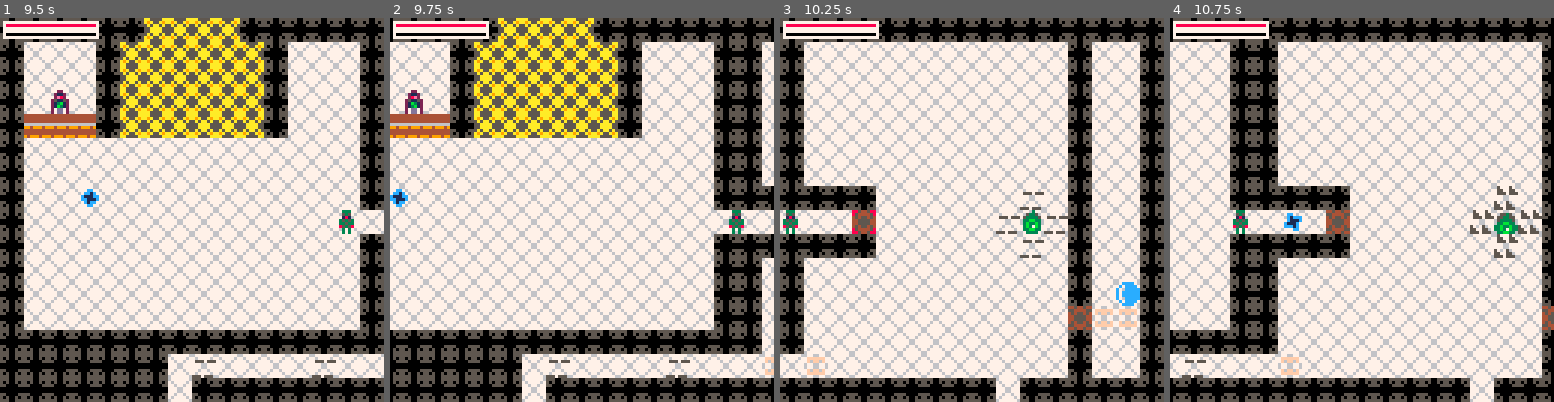
Above: before the commit, frames 1-4 (left to right).
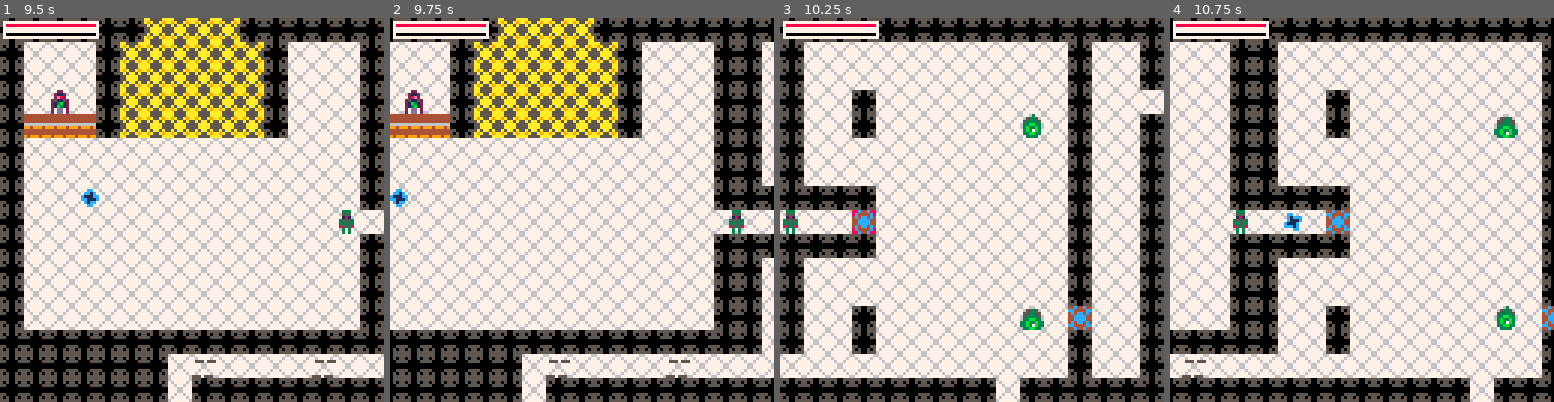
Above: after the commit, the same moments.

Repository: rledford/pico-door
Game: PICO-8 cartridge door.p8
Two runs of this game, one before a commit and one after it. Both use one fixed random seed, a clock stepped at 60 frames per second and the inputs below.
Inputs:
- Up to frame 1 (9.5 s): tap X (X key) at 0.33, 1.07, 1.85, 2.97, 4.08, 5.2, 6.32, 7.43, 8.55 s; tap O (Z key) at 0.7, 1.7, 2.1, 2.5, 2.9, 3.3, 3.7, 4.1, 4.5, 4.9, 5.3, 5.7, 6.1, 6.5, 6.9, 7.3, 7.7, 8.1, 8.5, 8.9, 9.3 s; hold Right 1.6-2.1 s; hold Up 2.15-2.42 s; hold Right 2.47-3.03 s; hold Left 3.08-3.58 s; hold Down 3.63-3.97 s; hold Right 4.02-4.68 s; hold Up 4.73-5.03 s; hold Left 5.08-5.68 s; hold Down 5.73-6.03 s; hold Right 6.08-6.58 s; hold Right 6.63-7.13 s; hold Up 7.18-7.45 s; hold Right 7.5-8.07 s; hold Left 8.12-8.62 s; hold Down 8.67-9 s; hold Right from 9.05 s (still down)
- Up to frame 2 (9.75 s): tap X (X key) at 9.67 s; tap O (Z key) at 9.7 s; release Right at 9.72 s
- Up to frame 3 (10.25 s): hold Up 9.77-10.07 s; tap O (Z key) at 10.1 s; hold Left from 10.12 s (still down)
- Up to frame 4 (10.75 s): tap O (Z key) at 10.5 s; release Left at 10.72 s

Frame 1 is identical in both runs. In frame 2, less than 0.1% of the frame differs, in the area x 96-100%, y 87-94%; in frame 3, 4.2%, in the area x 6-100%, y 18-94%; in frame 4, 3.4%.

Commit message:
Update map.

Diff:
--- a/door.p8
+++ b/door.p8
@@ -1446,9 +1446,9 @@
 		local pad = 4
 		rectfill(window_rect.left, window_rect.top, window_rect.right, window_rect.bottom, 0)
 		rect(window_rect.left, window_rect.top, window_rect.right, window_rect.bottom, 8)
-		spr(12, window_rect.left + 27, window_rect.top + pad - 2)
+		spr(11, window_rect.left + 27, window_rect.top + pad - 2)
 		print("you doid", window_rect.left + 40, window_rect.top + pad)
-		spr(12, window_rect.left + 76, window_rect.top + pad - 2, 1, 1, true)
+		spr(11, window_rect.left + 76, window_rect.top + pad - 2, 1, 1, true)
 		print("press x to restart", window_rect.left + 21, window_rect.bottom - pad * 2, 7)
 	end
 }
@@ -1520,14 +1520,14 @@
 	return {x=flr(dest.x-pos.x),y=flr(dest.y-pos.y)}
 end
 __gfx__
-0000000055500555677777764454454467777776aa5555aa67766776090000900900009000220220008808800085880000858800880000886666666669a99a96
-0000000050500505767777675544445576777767a9a55a9a76555567909090099909909902882882082282280858858008588580800000086444444664944946
-00700700550000557767767745455454755575555a5aa5a5755665570000009009000000028888820822222805787780056866800000000049a99a9440000004
-000770000000000077766777445555447776677755aaaa5565677656090900000000909002888882082222280568765005786750000000004494494440000004
-000770000000000077766777445555447776677755aaaa55656776560000909009090000002888200082228008777750086666500000000049a99a9449a99a94
-00700700550000557767767745455454776776775a5aa5a5755665570900000000000090000282000008280005877850058668500000000049a99a9449a99a94
-0000000050500505767777675544445576777767a9a55a9a765555679009090999909099000020000000800005858580058585808000000849a99a9449a99a94
-0000000055500555677777764454454455575556aa5555aa67766776090000900900009000000000000000000855858008558580880000884444444444444444
+00000000555005556777777644c44c4467777776aa5555aa67766776090000900900009000220220008808800085880000858800880000880000000009a99a90
+000000005050050576777767cc4444cc76777767a9a55a9a76555567909090099909909902882882082282280858858008588580800000080444444004944940
+0070070055000055776776774c4cc4c4755575555a5aa5a5755665570000009009000000028888820822222805787780056866800000000049a99a9440000004
+00077000000000007776677744cccc447776677755aaaa5565677656090900000000909002888882082222280568765005786750000000004494494440000004
+00077000000000007776677744cccc447776677755aaaa55656776560000909009090000002888200082228008777750086666500000000049a99a9449a99a94
+0070070055000055776776774c4cc4c4776776775a5aa5a5755665570900000000000090000282000008280005877850058668500000000049a99a9449a99a94
+000000005050050576777767cc4444cc76777767a9a55a9a765555679009090999909099000020000000800005858580058585808000000849a99a9449a99a94
+00000000555005556777777644c44c4455575556aa5555aa67766776090000900900009000000000000000000855858008558580880000884444444444444444
 000000000000000005000500677667766776677600cccc0000cccc0000cccc0000cccc0000000000000000000000000000000000000000000000000000000000
 0000000005000500055005507ffffff7767777670c0cccc00c00ccc00c000cc00c0000c0000000000000000000000000000000000000000000cc0000000cc000
 0555055505550555055505557f6ff6f77ffffff7c00cccccc00cccccc00000ccc000000c00000000000000000000000000033000000bb00000c1ccc000cc1c00
@@ -1686,48 +1686,48 @@
 0001000300010000000000000000000000000000000000000000000000000000000000000000000100000000000000000000000000000000000000000000000000000000000000000000000000000000000000000000000000000000000000000000000000000000000000000000000000000000000000000000000000000000
 0000000000000000000000000000000000000000000000000000000000000000000000000000000000000000000000000000000000000000000000000000000000000000000000000000000000000000000000000000000000000000000000000000000000000000000000000000000000000000000000000000000000000000
 __map__
-0101010101010505050501010101010101010101010101010101010101010101000000000000000000000000000000000000000000000000000000000000000000000000000000000000000000000000000000000000000000000000000000000000000000000000000000000000000000000000000000000000000000000000
-0102020201050505050505010202020101020202020202020202020201020201000000000000000000000000000000000000000000000000000000000000000000000000000000000000000000000000000000000000000000000000000000000000000000000000000000000000000000000000000000000000000000000000
-0102020201050505050505010202020101020202020202020202020201020201000000000000000000000000000000000000000000000000000000000000000000000000000000000000000000000000000000000000000000000000000000000000000000000000000000000000000000000000000000000000000000000000
-0102250201050505050505010202020101020202020202020202020201020201000000000000000000000000000000000000000000000000000000000000000000000000000000000000000000000000000000000000000000000000000000000000000000000000000000000000000000000000000000000000000000000000
-0127272701050505050505010202020101020202020202020202020201020201000000000000000000000000000000000000000000000000000000000000000000000000000000000000000000000000000000000000000000000000000000000000000000000000000000000000000000000000000000000000000000000000
-0102020202020202020202020202020101020202020202020202020201020201000000000000000000000000000000000000000000000000000000000000000000000000000000000000000000000000000000000000000000000000000000000000000000000000000000000000000000000000000000000000000000000000
-0102020202020202020202020202020101020202020202020202020201020201000000000000000000000000000000000000000000000000000000000000000000000000000000000000000000000000000000000000000000000000000000000000000000000000000000000000000000000000000000000000000000000000
-0102020202020202020202020202020101010101020202020202040201020201000000000000000000000000000000000000000000000000000000000000000000000000000000000000000000000000000000000000000000000000000000000000000000000000000000000000000000000000000000000000000000000000
-0102020202020202020202020202020202020203020202020204060401020201000000000000000000000000000000000000000000000000000000000000000000000000000000000000000000000000000000000000000000000000000000000000000000000000000000000000000000000000000000000000000000000000
-0102020202020202020202020202020101010101020202020202040201020201000000000000000000000000000000000000000000000000000000000000000000000000000000000000000000000000000000000000000000000000000000000000000000000000000000000000000000000000000000000000000000000000
-0102020202020202020202020202020101020202020202020202020201020201000000000000000000000000000000000000000000000000000000000000000000000000000000000000000000000000000000000000000000000000000000000000000000000000000000000000000000000000000000000000000000000000
-0102020202020202020202020202020101020202020202020202020201021501000000000000000000000000000000000000000000000000000000000000000000000000000000000000000000000000000000000000000000000000000000000000000000000000000000000000000000000000000000000000000000000000
-0102020202020202020202020202020101020202020202020202020203131301000000000000000000000000000000000000000000000000000000000000000000000000000000000000000000000000000000000000000000000000000000000000000000000000000000000000000000000000000000000000000000000000
-0101010101010101010101010101010101020202020202020202020201020201000000000000000000000000000000000000000000000000000000000000000000000000000000000000000000000000000000000000000000000000000000000000000000000000000000000000000000000000000000000000000000000000
-0101010101010102040202020204020202130202020202020202020201020201000000000000000000000000000000000000000000000000000000000000000000000000000000000000000000000000000000000000000000000000000000000000000000000000000000000000000000000000000000000000000000000000
-0101010101010102010101010101010101010101010101010102010101010101000000000000000000000000000000000000000000000000000000000000000000000000000000000000000000000000000000000000000000000000000000000000000000000000000000000000000000000000000000000000000000000000
-0101010101010102010101010101010101010101010101010102010101010101000000000000000000000000000000000000000000000000000000000000000000000000000000000000000000000000000000000000000000000000000000000000000000000000000000000000000000000000000000000000000000000000
-0102020202020102010202020202020101020202020202020102010202020201000000000000000000000000000000000000000000000000000000000000000000000000000000000000000000000000000000000000000000000000000000000000000000000000000000000000000000000000000000000000000000000000
-0102020202020102010202020202020101020202020202020102010202020201000000000000000000000000000000000000000000000000000000000000000000000000000000000000000000000000000000000000000000000000000000000000000000000000000000000000000000000000000000000000000000000000
-0102020202020103010202020202020101020202020202020103010202020201000000000000000000000000000000000000000000000000000000000000000000000000000000000000000000000000000000000000000000000000000000000000000000000000000000000000000000000000000000000000000000000000
-0106020202020402040202020202060101020202020202020213020202020201000000000000000000000000000000000000000000000000000000000000000000000000000000000000000000000000000000000000000000000000000000000000000000000000000000000000000000000000000000000000000000000000
-0102020202020204020202020202020101020202020202020202020202020201000000000000000000000000000000000000000000000000000000000000000000000000000000000000000000000000000000000000000000000000000000000000000000000000000000000000000000000000000000000000000000000000
-0102020202020202020202020202020101020202020202020202020202020201000000000000000000000000000000000000000000000000000000000000000000000000000000000000000000000000000000000000000000000000000000000000000000000000000000000000000000000000000000000000000000000000
-0102020202020202020202020202020101020202020202020202020202020201000000000000000000000000000000000000000000000000000000000000000000000000000000000000000000000000000000000000000000000000000000000000000000000000000000000000000000000000000000000000000000000000
-0102020202020202020202020202020101020202020202020202020202020201000000000000000000000000000000000000000000000000000000000000000000000000000000000000000000000000000000000000000000000000000000000000000000000000000000000000000000000000000000000000000000000000
-0102020202020202020202020202020101020202020202020202020202020201000000000000000000000000000000000000000000000000000000000000000000000000000000000000000000000000000000000000000000000000000000000000000000000000000000000000000000000000000000000000000000000000
-0102020202020202020202020202020101020202020101010101010101010101000000000000000000000000000000000000000000000000000000000000000000000000000000000000000000000000000000000000000000000000000000000000000000000000000000000000000000000000000000000000000000000000
-0102020202020202020202020202020101020202020602020202020201020201000000000000000000000000000000000000000000000000000000000000000000000000000000000000000000000000000000000000000000000000000000000000000000000000000000000000000000000000000000000000000000000000
-0102020202020206020202020202020101130102020202020202020203060202000000000000000000000000000000000000000000000000000000000000000000000000000000000000000000000000000000000000000000000000000000000000000000000000000000000000000000000000000000000000000000000000
-0102020101010101010101010101010101030102020602020202020201020201000000000000000000000000000000000000000000000000000000000000000000000000000000000000000000000000000000000000000000000000000000000000000000000000000000000000000000000000000000000000000000000000
-0101040304020402040402020404020202020101010101010101010101010101000000000000000000000000000000000000000000000000000000000000000000000000000000000000000000000000000000000000000000000000000000000000000000000000000000000000000000000000000000000000000000000000
-0101010101010101010101010101010101010101010101010101010101010101000000000000000000000000000000000000000000000000000000000000000000000000000000000000000000000000000000000000000000000000000000000000000000000000000000000000000000000000000000000000000000000000
-…(13 lines of a section not shown)…
+0101010101010505050501010101010101010101010101010101010101010101010101010101010000000000000000000000000000000000000000000000000000000000000000000000000000000000000000000000000000000000000000000000000000000000000000000000000000000000000000000000000000000000
+0102020201050505050505010202020101020202020202020202020201020201010402040204010000000000000000000000000000000000000000000000000000000000000000000000000000000000000000000000000000000000000000000000000000000000000000000000000000000000000000000000000000000000
+0102020201050505050505010202020101020202020202020202020201020201010204020402010000000000000000000000000000000000000000000000000000000000000000000000000000000000000000000000000000000000000000000000000000000000000000000000000000000000000000000000000000000000
+0102250201050505050505010202020101020201020202020202020201020202020402040204010000000000000000000000000000000000000000000000000000000000000000000000000000000000000000000000000000000000000000000000000000000000000000000000000000000000000000000000000000000000
+0127272701050505050505010202020101020201020202020202060201020201010204020402010000000000000000000000000000000000000000000000000000000000000000000000000000000000000000000000000000000000000000000000000000000000000000000000000000000000000000000000000000000000
+0102020202020202020202020202020101020202020202020202020201020201010402040204010000000000000000000000000000000000000000000000000000000000000000000000000000000000000000000000000000000000000000000000000000000000000000000000000000000000000000000000000000000000
+0102020202020202020202020202020101020202020202020202020201020201010202060202010000000000000000000000000000000000000000000000000000000000000000000000000000000000000000000000000000000000000000000000000000000000000000000000000000000000000000000000000000000000
+0102020202020202020202020202020101010101020202020202020201020201010202020202010000000000000000000000000000000000000000000000000000000000000000000000000000000000000000000000000000000000000000000000000000000000000000000000000000000000000000000000000000000000
+0102020202020202020202020202020202020203020202020202020201020201010202020202010000000000000000000000000000000000000000000000000000000000000000000000000000000000000000000000000000000000000000000000000000000000000000000000000000000000000000000000000000000000
+0102020202020202020202020202020101010101020202020202020201020201010202020202010101010101010101010000000000000000000000000000000000000000000000000000000000000000000000000000000000000000000000000000000000000000000000000000000000000000000000000000000000000000
+0102020202020202020202020202020101020202020202020202020201020201010202020202020202020402040204010000000000000000000000000000000000000000000000000000000000000000000000000000000000000000000000000000000000000000000000000000000000000000000000000000000000000000
+0102020202020202020202020202020101020202020202020202020201020201010202020202020202020204020402010000000000000000000000000000000000000000000000000000000000000000000000000000000000000000000000000000000000000000000000000000000000000000000000000000000000000000
+0102020202020202020202020202020101020201020202020202060203020201010202060202020202060402040204030000000000000000000000000000000000000000000000000000000000000000000000000000000000000000000000000000000000000000000000000000000000000000000000000000000000000000
+0101010101010101010101010101010101020201020202020202020201020201010202020202020202020204020402010000000000000000000000000000000000000000000000000000000000000000000000000000000000000000000000000000000000000000000000000000000000000000000000000000000000000000
+0101010101010102040202020204020202020202020202020202020201020201010202020202020202020402040204010000000000000000000000000000000000000000000000000000000000000000000000000000000000000000000000000000000000000000000000000000000000000000000000000000000000000000
+0101010101010102010101010101010101010101010101010102010101010101010101010101010101010101010101010000000000000000000000000000000000000000000000000000000000000000000000000000000000000000000000000000000000000000000000000000000000000000000000000000000000000000
+0101010101010102010101010101010101010101010101010102010101010101010000000000000000000000000000000000000000000000000000000000000000000000000000000000000000000000000000000000000000000000000000000000000000000000000000000000000000000000000000000000000000000000
+0102020202020102010202020202020101020202020202020102010202020201010000000000000000000000000000000000000000000000000000000000000000000000000000000000000000000000000000000000000000000000000000000000000000000000000000000000000000000000000000000000000000000000
+0102020202020102010202020202020101020202020202020102010202020201010000000000000000000000000000000000000000000000000000000000000000000000000000000000000000000000000000000000000000000000000000000000000000000000000000000000000000000000000000000000000000000000
+0102020202020103010202020202020101020202020202020103010202020201010000000000000000000000000000000000000000000000000000000000000000000000000000000000000000000000000000000000000000000000000000000000000000000000000000000000000000000000000000000000000000000000
+0106020202020402040202020202060101020202020202020213020202020201010000000000000000000000000000000000000000000000000000000000000000000000000000000000000000000000000000000000000000000000000000000000000000000000000000000000000000000000000000000000000000000000
+0102020202020204020202020202020101020202020202020202020202020201010000000000000000000000000000000000000000000000000000000000000000000000000000000000000000000000000000000000000000000000000000000000000000000000000000000000000000000000000000000000000000000000
+0102020202020202020202020202020101020202020202020202020202020201010000000000000000000000000000000000000000000000000000000000000000000000000000000000000000000000000000000000000000000000000000000000000000000000000000000000000000000000000000000000000000000000
+0102020202020202020202020202020101020202020202020202020202020201010000000000000000000000000000000000000000000000000000000000000000000000000000000000000000000000000000000000000000000000000000000000000000000000000000000000000000000000000000000000000000000000
+0102020202020202020202020202020101020202020202020202020202020201010000000000000000000000000000000000000000000000000000000000000000000000000000000000000000000000000000000000000000000000000000000000000000000000000000000000000000000000000000000000000000000000
+0102020202020202020202020202020101020202020202020202020202020201010000000000000000000000000000000000000000000000000000000000000000000000000000000000000000000000000000000000000000000000000000000000000000000000000000000000000000000000000000000000000000000000
+0102020202020202020202020202020101020202020101010101010101010101010000000000000000000000000000000000000000000000000000000000000000000000000000000000000000000000000000000000000000000000000000000000000000000000000000000000000000000000000000000000000000000000
+0102020202020202020202020202020101020202020602020202020201020201010000000000000000000000000000000000000000000000000000000000000000000000000000000000000000000000000000000000000000000000000000000000000000000000000000000000000000000000000000000000000000000000
+0102020202020206020202020202020101130102020202020202020203060202010000000000000000000000000000000000000000000000000000000000000000000000000000000000000000000000000000000000000000000000000000000000000000000000000000000000000000000000000000000000000000000000
+0102020101010101010101010101010101030102020602020202020201020201010000000000000000000000000000000000000000000000000000000000000000000000000000000000000000000000000000000000000000000000000000000000000000000000000000000000000000000000000000000000000000000000
+0101040304020402040402020404020202020101010101010101010101010101010000000000000000000000000000000000000000000000000000000000000000000000000000000000000000000000000000000000000000000000000000000000000000000000000000000000000000000000000000000000000000000000
+0101010101010101010101010101010101010101010101010101010101010101010000000000000000000000000000000000000000000000000000000000000000000000000000000000000000000000000000000000000000000000000000000000000000000000000000000000000000000000000000000000000000000000
+…(13 lines of a section not shown)…
